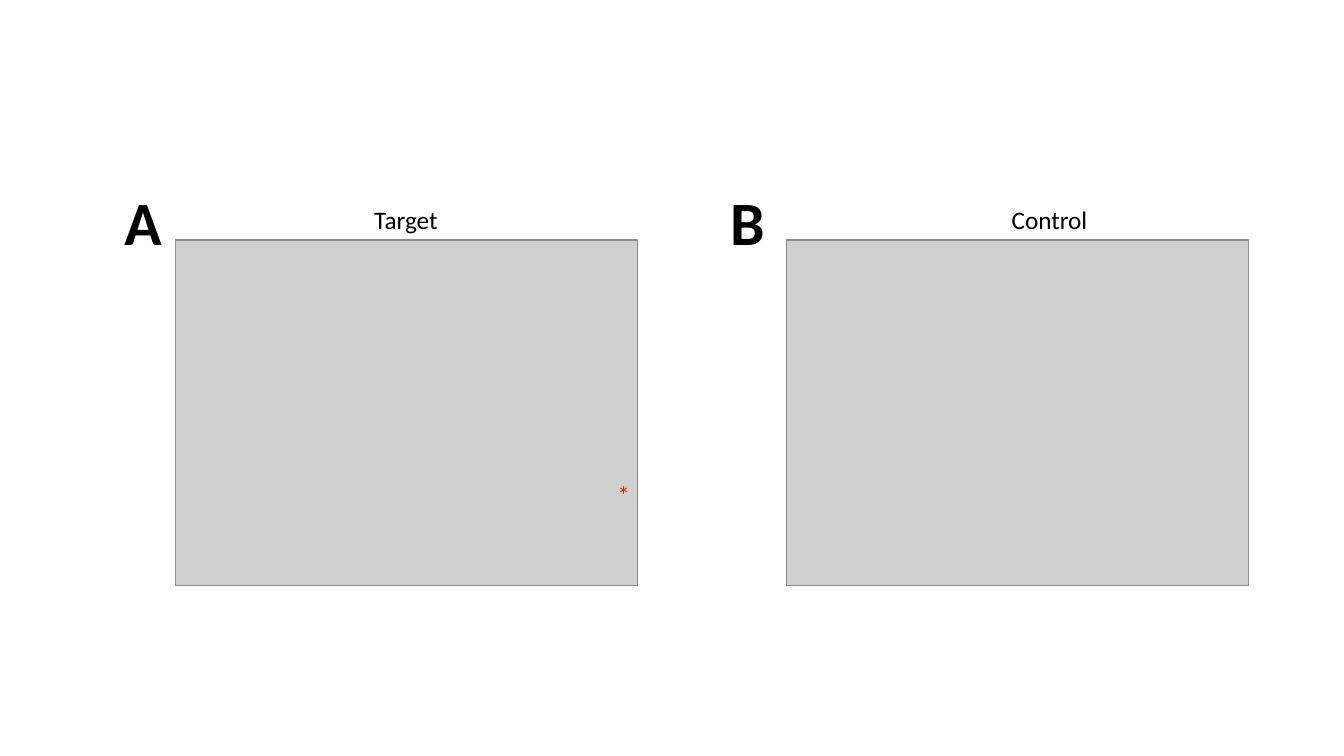
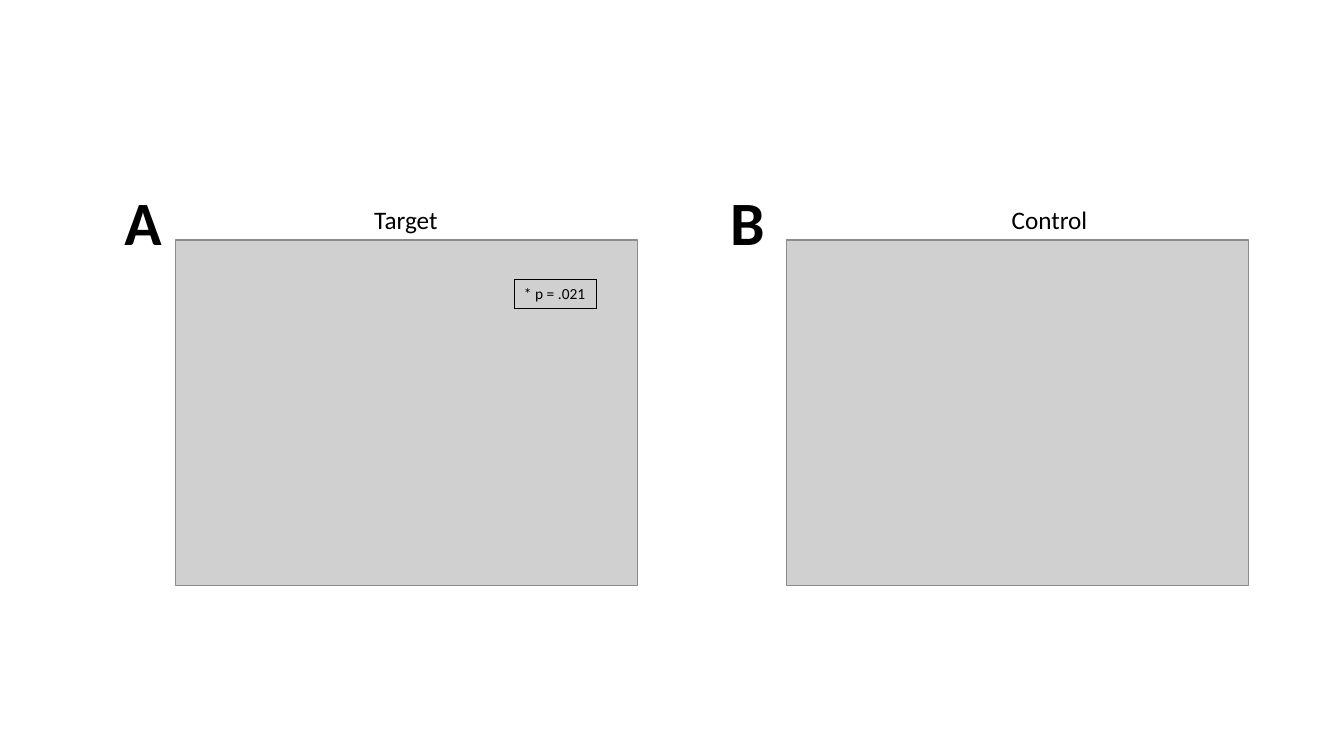
Before and after one commit to fsleyes/restingstate, a slide deck: slide 4 of restingstate_figures.pptx. Drawn at 1344x756 pixels with LibreOffice and Linux fonts; fonts in the diff are those of the drawing; grey boxes stand for pictures. Boxes give left, top, right and bottom in pixels: in the first picture for what was removed or moved away, otherwise in the second. Text is boxed around its words. In the diff, an @@ line names an element or a change of style, - is before the commit and + after.

```diff
--- a/restingstate_figures.pptx
+++ b/restingstate_figures.pptx
@@ rectangle added at bbox=[514, 279, 597, 309], outline #000000 0.75 pt, 11 pt, text #000000 @@
+* p = .021
@@ text removed at bbox=[608, 475, 641, 515] @@
-*
```
Also in this commit, not shown: 1 other slide changed, 8 other files.
